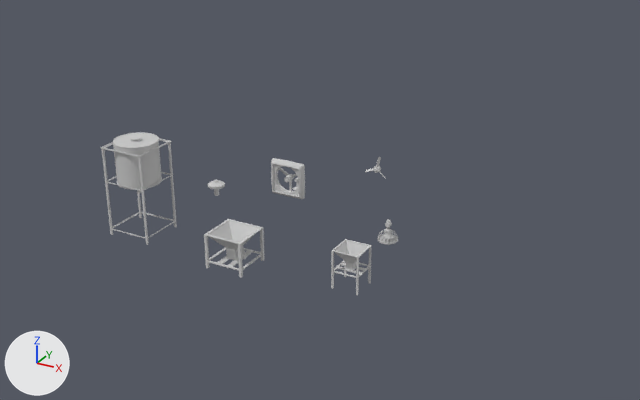
Before and after pictures for a commit that changed the FBX model Assets/Models/Aviculture/Chicken Farm/_Poultry House/Meshes/Poultry House Equipment.fbx.
Rendered twice from a 50 mm camera at (1.52, -2.72, 1.54) aimed at (-0.08, 0.19, 0.09). Every picture has the same lights, and +X, +Y and +Z are marked at lower left. The first picture is the older version. Where no turn or scale is listed for an object, it has been applied to the vertices. Vertices at exactly the same position are counted once.

In view in the first picture: 'Food Line Dozator', 'Food Line Receiving Bunker', 'Food Storage Bin', 'FoodLine Kormushka', 'Ventilation Exhaust', 'Ventilation Propeller', 'Water Line Preasure Meter', 'Water Pipe Poilka'.
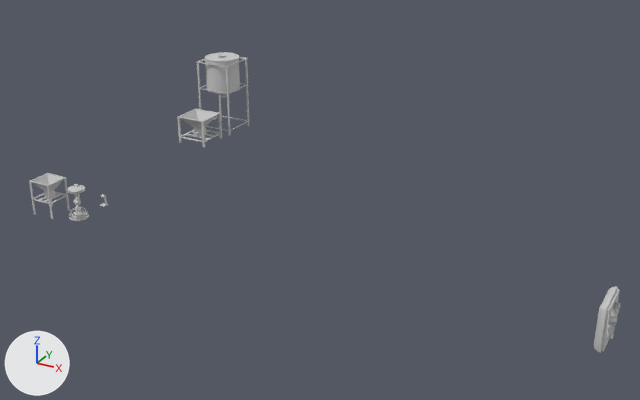
Where the change shows, as pixel boxes [x1, y1, x2, y2] in the pictures (640 x 400 px):
'Food Storage Bin', moved, turned: before [101, 132, 177, 245]; after [196, 52, 249, 136]
'Food Line Receiving Bunker', moved, turned: before [204, 219, 264, 278]; after [177, 109, 222, 147]
'Ventilation Exhaust', moved, turned: before [271, 158, 305, 199]; after [594, 287, 620, 353]
'Food Line Dozator', moved: before [331, 239, 372, 295]; after [29, 173, 70, 219]
'FoodLine Kormushka', moved: before [377, 219, 398, 245]; after [69, 197, 89, 221]
'Water Line Preasure Meter', moved: before [208, 179, 225, 196]; after [67, 184, 85, 200]
'Ventilation Propeller', moved (not visible afterwards): before [365, 157, 386, 179]
'Water Pipe Poilka', moved: before [292, 178, 299, 190]; after [100, 194, 108, 207]

What changed in the scene script:
```text
Change me_mesh_006:
    used by ob_food_line_receiving_bunker; location = (-0.163, -0.309, -0.013)
    remove me_mesh_006.from_pydata(...)  # 138 vertices, 100 faces; spans x -0.078..0.078, y -0.078..0.078, z 0.013..0.149
    add me_mesh_006.from_pydata(...)  # 138 vertices, 100 faces; spans x -0.078..0.078, y -0.078..0.078, z 0.0..0.136
    me_mesh_006 part 3: the whole mesh is turned -90 degrees about the z axis through its middle, then moved by (0.0, 0.0, -0.013)
Change me_mesh_002:
    used by ob_ventilation_exhaust; location = (-0.174, 0.099, 0.194)
    remove me_mesh_002.from_pydata(...)  # 390 vertices, 752 faces; spans x -0.076..0.076, y -0.021..0.023, z -0.076..0.076
    add me_mesh_002.from_pydata(...)  # 390 vertices, 752 faces; spans x -0.021..0.023, y -0.076..0.076, z -0.076..0.076
    me_mesh_002 part 2: the whole mesh is turned -90 degrees about the z axis through the mesh origin
Change me_mesh_007:
    used by ob_food_storage_bin; location = (-0.644, -0.247, 0.081)
    remove me_mesh_007.from_pydata(...)  # 792 vertices, 1426 faces; spans x -0.095..0.095, y -0.095..0.095, z -0.081..0.314
    add me_mesh_007.from_pydata(...)  # 792 vertices, 1426 faces; spans x -0.095..0.095, y -0.095..0.095, z 0.0..0.395
    me_mesh_007 part 1: the whole mesh is turned -90 degrees about the z axis through its middle, then moved by (0.0, 0.0, 0.081)
Change ob_water_line_preasure_meter:
    ob_water_line_preasure_meter.location: (-0.578, 0.168, 0.0) -> (-1.074, -0.161, 0.0)
Change ob_food_line_receiving_bunker:
    ob_food_line_receiving_bunker.location: (-0.163, -0.309, -0.013) -> (-1.074, 0.734, 0.0)
Change ob_foodline_kormushka:
    ob_foodline_kormushka.location: (0.269, 0.101, 0.0) -> (-0.923, -0.313, 0.0)
Change ob_food_line_dozator:
    ob_food_line_dozator.location: (0.298, -0.27, 0.0) -> (-1.074, -0.313, 0.0)
Change ob_ventilation_exhaust:
    ob_ventilation_exhaust.location: (-0.174, 0.099, 0.194) -> (1.186, -0.378, 0.194)
Change ob_ventilation_propeller:
    ob_ventilation_propeller.location: (0.092, 0.374, 0.194) -> (1.19, -0.378, 0.194)
Change ob_food_storage_bin:
    ob_food_storage_bin.location: (-0.644, -0.247, 0.081) -> (-1.074, 0.955, 0.0)
Change ob_water_pipe_poilka:
    ob_water_pipe_poilka.location: (-0.304, 0.383, 0.06) -> (-0.926, -0.161, 0.06)
```
